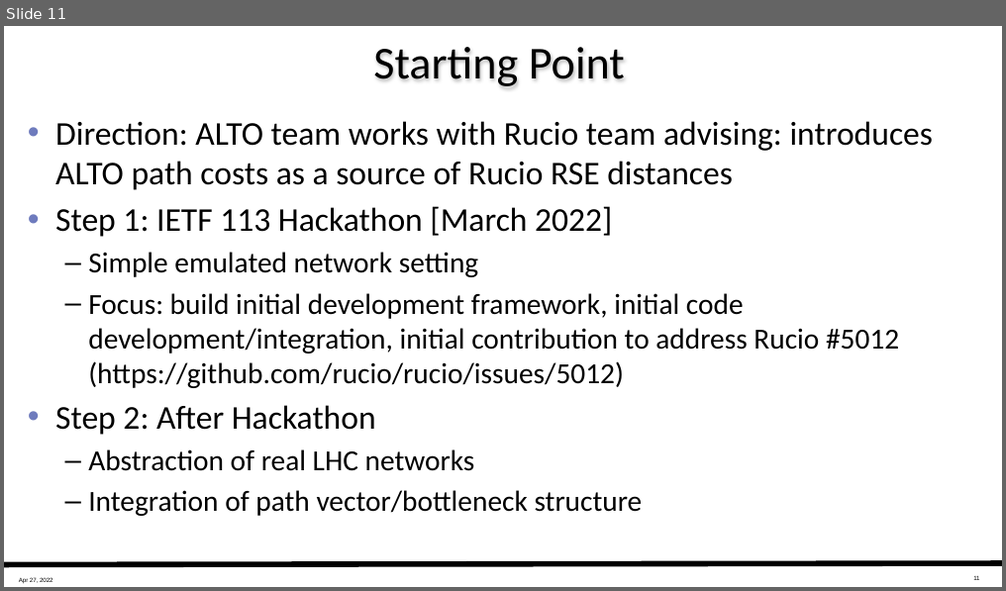
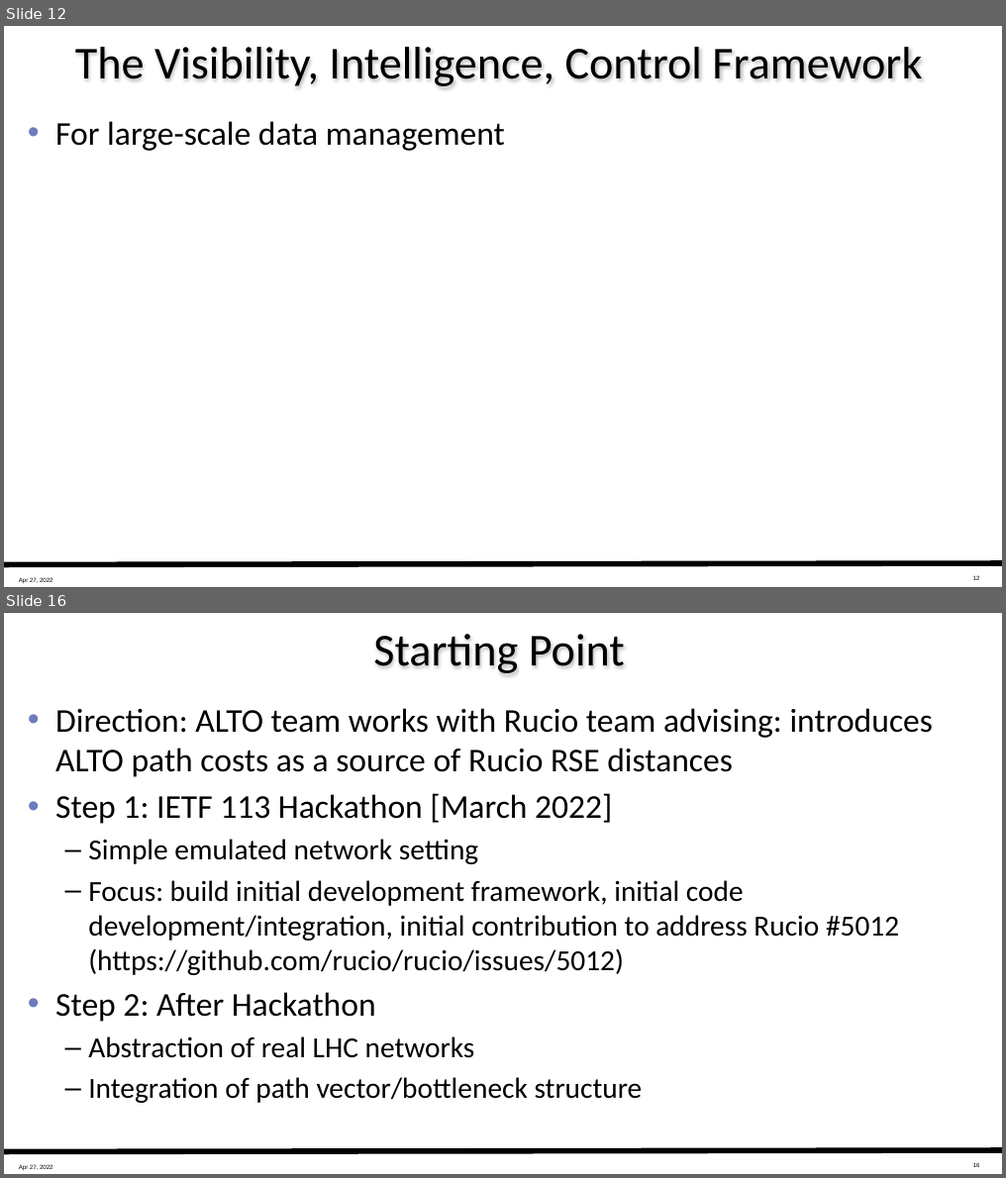
Before and after one commit to ietf-wg-alto/wg-materials, a slide deck: working-documents/wclg-doma/slides-doma-overview-2022-04-27.pptx. Shown one above the other, each under a label of ours: slide 11 before the commit, slides 12 and 16 after it; the slides between them are not shown. The pictures are 1006x591 and 1006x1178 pixels, drawn with LibreOffice and Linux fonts; fonts in the diff are those of the drawing. Boxes give left, top, right and bottom in pixels: in the first picture for what was removed or moved away, otherwise in the second. Text is boxed around its words. In the diff, an @@ line names an element or a change of style, - is before the commit and + after.

```diff
--- a/working-documents/wclg-doma/slides-doma-overview-2022-04-27.pptx
+++ b/working-documents/wclg-doma/slides-doma-overview-2022-04-27.pptx
@@ slide 12 added at (4, 26, 1002, 587), background #FFFFFF; not listed: 3 template elements that a slide beside it also shows @@
@@ title added at (75, 47, 922, 87), 33 pt, text #000000 @@
+The Visibility, Intelligence, Control Framework
@@ text added at (55, 121, 505, 151), 24 pt, text #000000 @@
+• For large-scale data management
@@ what was slide 11 is now slide 16 @@
@@ page number at (973, 1162, 980, 1167): text changed @@
-11
+16
```
Also in this commit, not shown: 6 slides changed, 6 other slides added, 5 other files.
